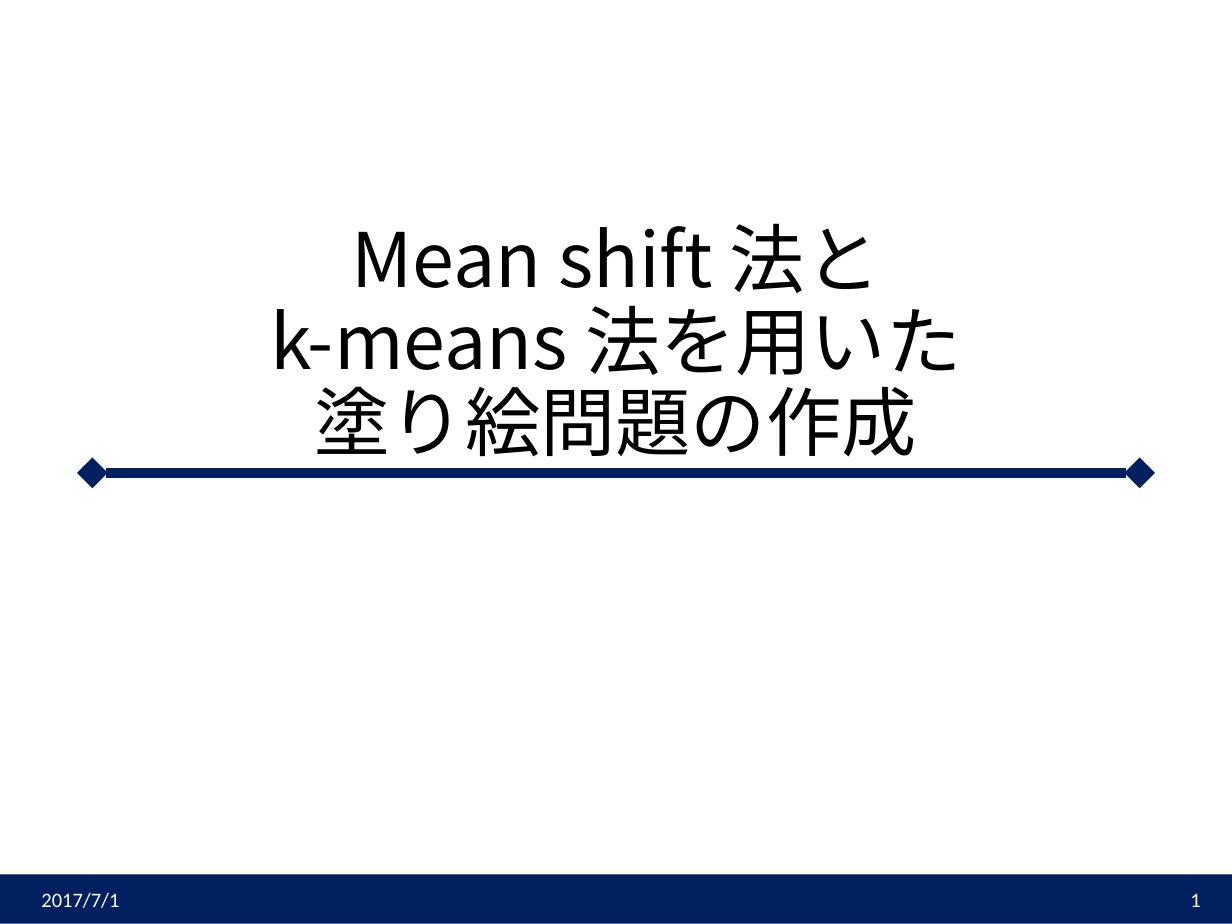
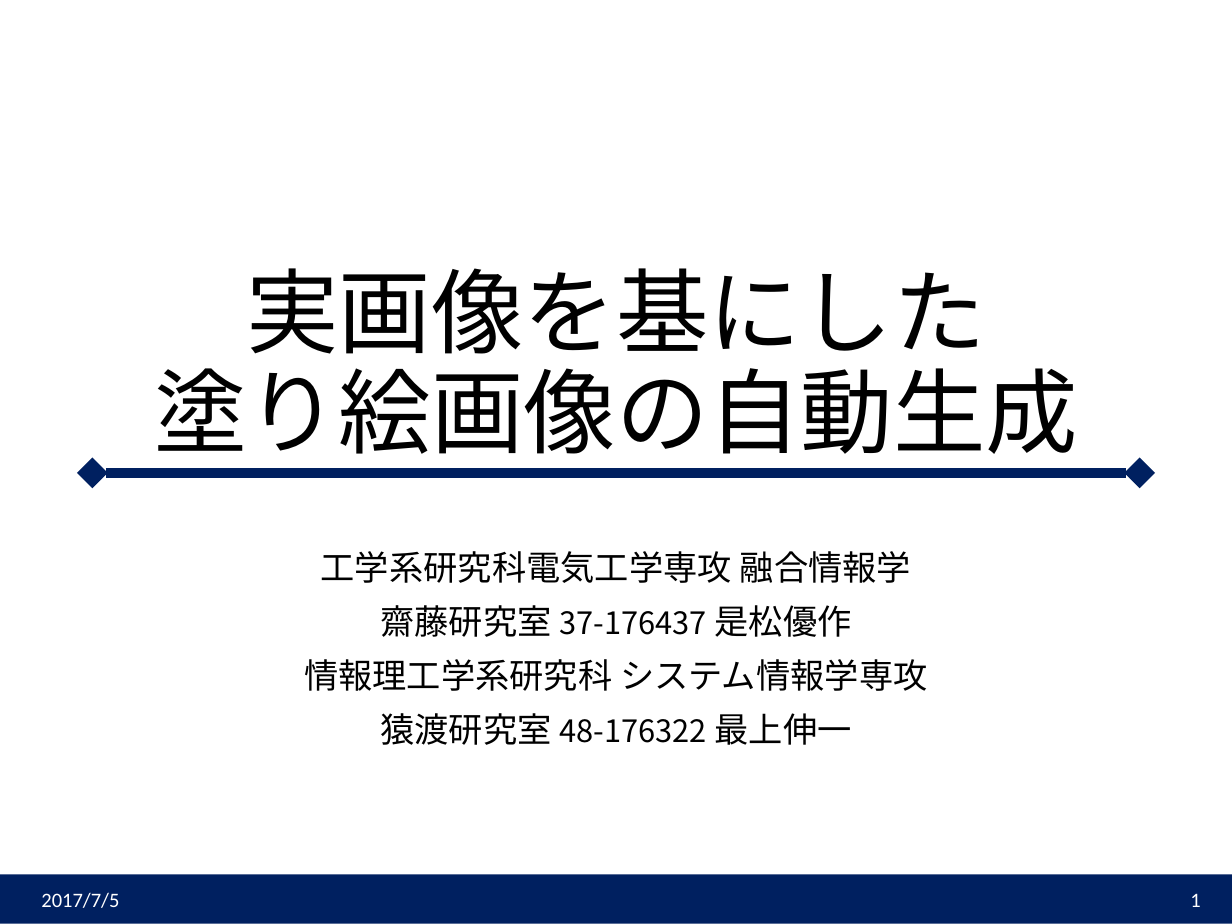
Before and after one commit to diesekiefer/ImagingSystem, a slide deck: slide 1 of presen/presen.pptx. Drawn at 1232x924 pixels with LibreOffice and Linux fonts; fonts in the diff are those of the drawing. Boxes give left, top, right and bottom in pixels: in the first picture for what was removed or moved away, otherwise in the second. Text is boxed around its words. In the diff, an @@ line names an element or a change of style, - is before the commit and + after.

```diff
--- a/presen/presen.pptx
+++ b/presen/presen.pptx
@@ title at box(154, 268, 1078, 470): text changed; size 44 to 54 pt @@
-Mean shift 法と
-k-means 法を用いた
-塗り絵問題の作成
+実画像を基にした
+塗り絵画像の自動生成
@@ subtitle added at box(304, 551, 927, 745), 20 pt, text #000000 @@
+工学系研究科電気工学専攻 融合情報学
+齋藤研究室 37-176437 是松優作
+情報理工学系研究科 システム情報学専攻
+猿渡研究室 48-176322 最上伸一
@@ text at box(41, 892, 119, 908): text changed @@
-2017/7/1
+2017/7/5
```
Also in this commit, not shown: 3 other slides changed, 13 slides added, 3 slides removed, 2 other files.
